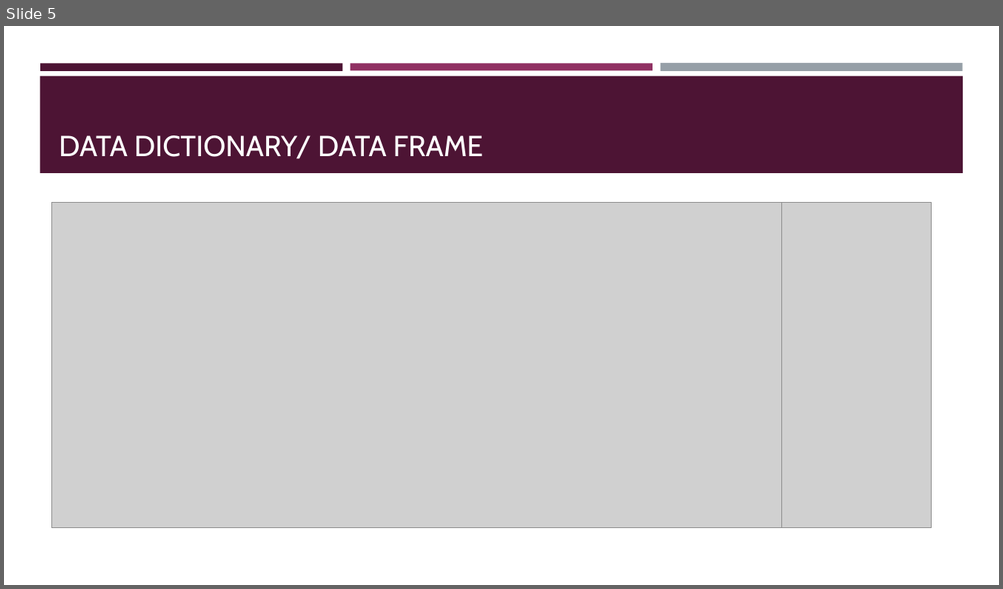
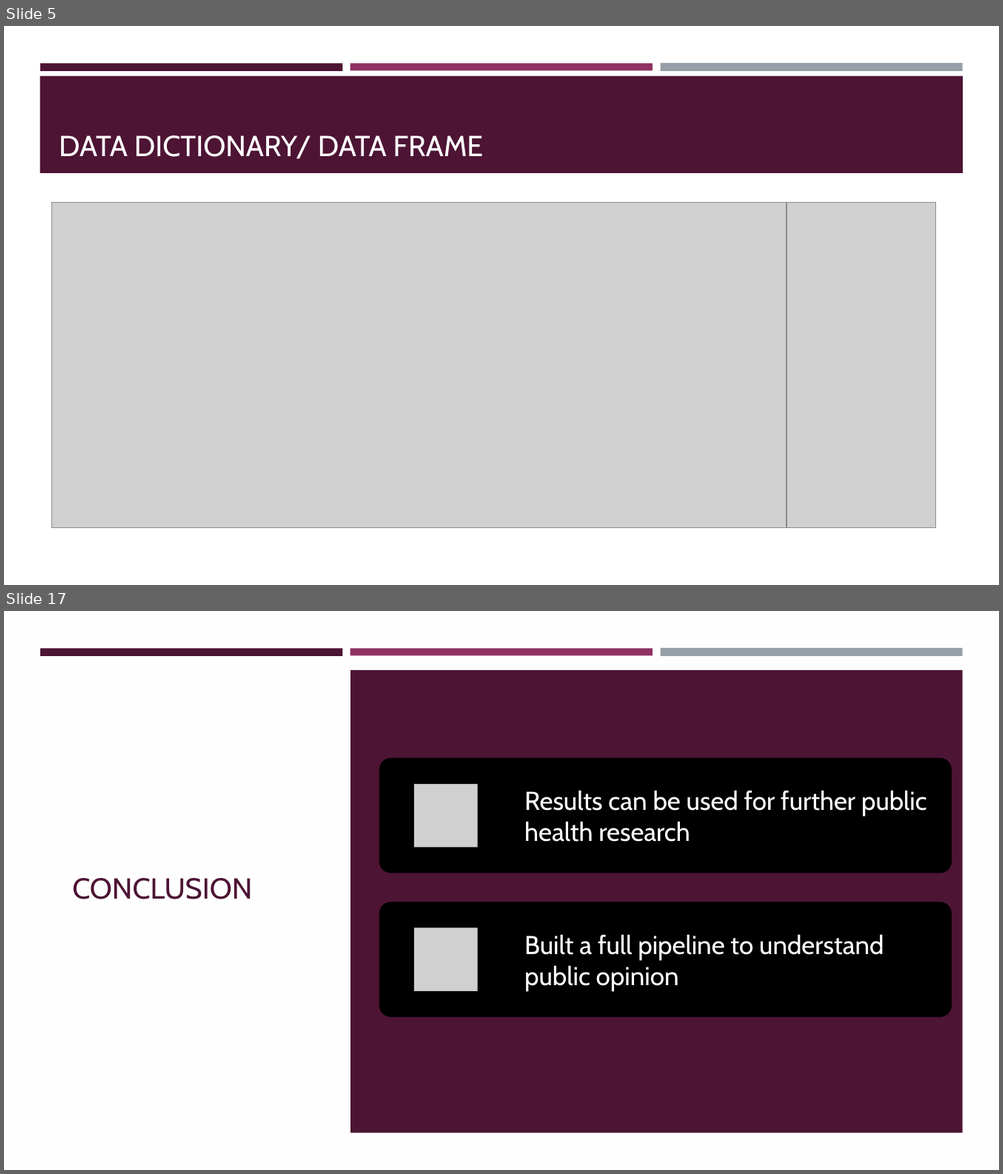
Before and after one commit to noah-sheldon/thesis_msc, a slide deck: Public Sentiment on Social Media-Noah.pptx. Shown one above the other, each under a label of ours: slide 5 before the commit, slides 5 and 17 after it; the slides between them are not shown. The pictures are 1003x589 and 1003x1174 pixels, drawn with LibreOffice and Linux fonts; fonts in the diff are those of the drawing; grey boxes stand for pictures. Boxes give left, top, right and bottom in pixels: in the first picture for what was removed or moved away, otherwise in the second. Text is boxed around its words. In the diff, an @@ line names an element or a change of style, - is before the commit and + after.

```diff
--- a/Public Sentiment on Social Media-Noah.pptx
+++ b/Public Sentiment on Social Media-Noah.pptx
@@ slide 17 added at [4, 611, 999, 1170], background gradient #757575 to #343434 @@
@@ rectangle added at [4, 611, 999, 1170], fill #FFFEFF @@
@@ rectangle added at [40, 648, 343, 655], fill #4D1434 @@
@@ rectangle added at [350, 648, 652, 655], fill #903163 @@
@@ rectangle added at [660, 648, 962, 657], fill #969FA7 @@
@@ rectangle added at [350, 670, 962, 1133], fill #4D1434 @@
@@ title added at [72, 878, 252, 900], 28 pt, text #4D1434 @@
+CONCLUSION
@@ group added at [379, 758, 951, 1017]: 2 rounded rectangles, 2 pictures, 2 texts @@
+Results can be used for further public health research
+Built a full pipeline to understand public opinion
@@ slide 5 changed as well @@
@@ picture: place and size @@
-picture at [782, 202, 930, 528]
+picture at [787, 202, 936, 528]
```
Also in this commit, not shown: 4 other slides changed, 11 other slides added, 1 slide removed.
